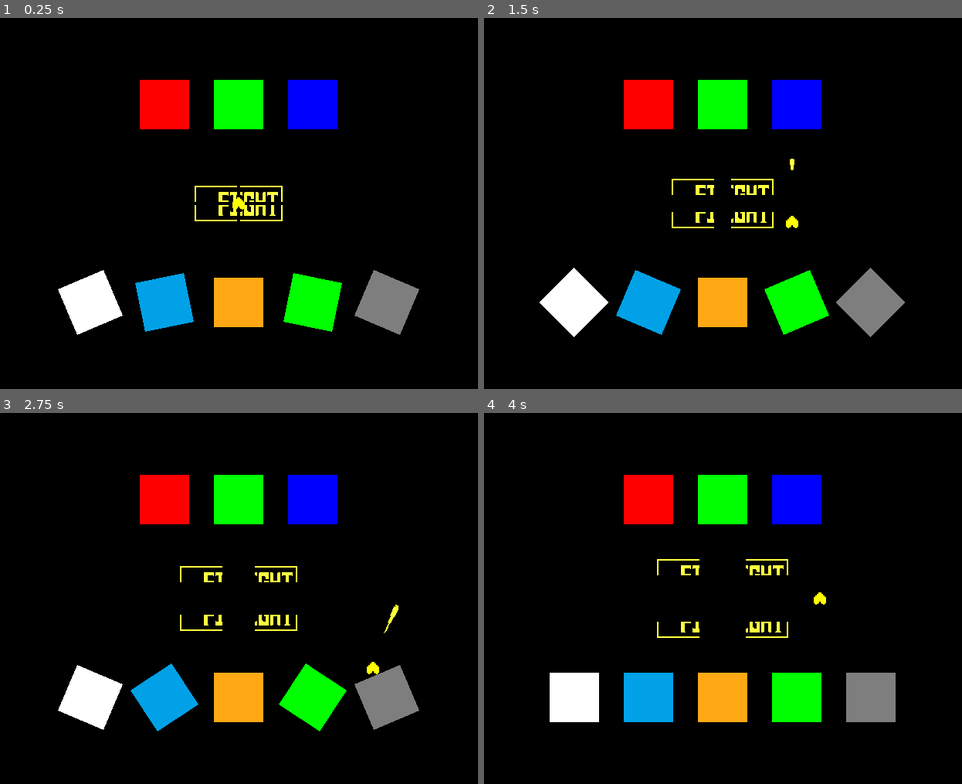
Above: before the commit, frames 1-4 (two rows, left to right).
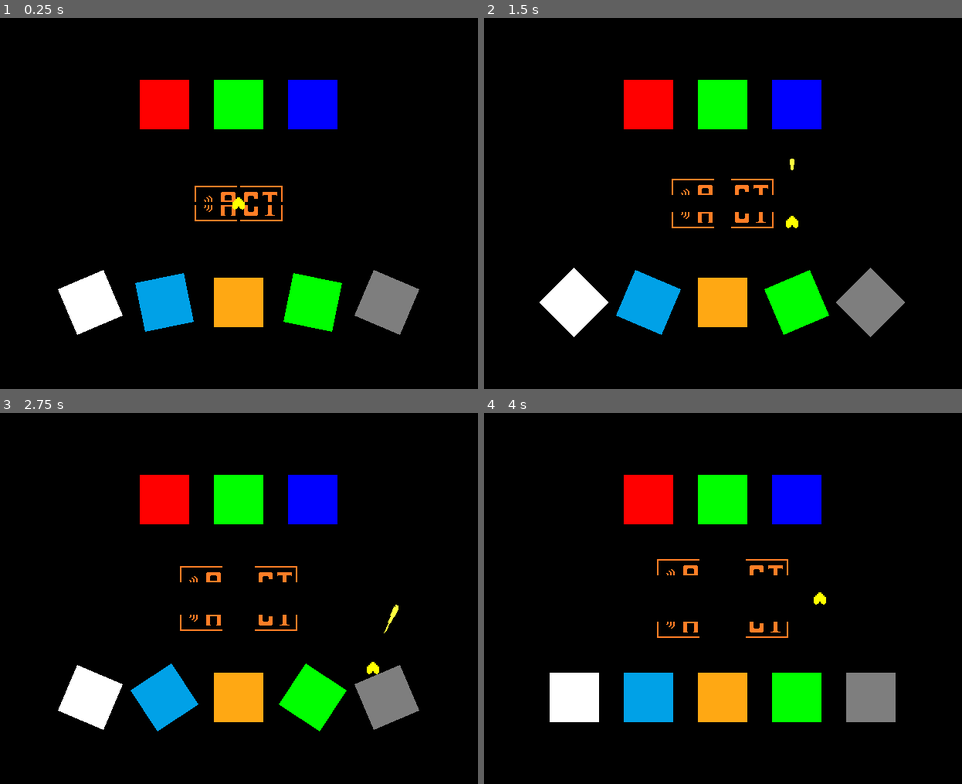
Above: after the commit, the same moments.

Repository: inokoorii/endless-mettaton-godot-3
Game: Godot game, scene res://src/scenes/core/main_scene.tscn
Same seed, same stepped clock (60 frames per second), same inputs: the game is played once before the commit and once after it.
Inputs:
- Up to frame 1 (0.25 s): no input
- Up to frame 2 (1.5 s): hold Right (move_right) 0.53-1.28 s; tap Z (action_confirm) at 0.6, 1.35 s; hold Down (move_down) from 1.28 s (still down)
- Up to frame 3 (2.75 s): release Down (move_down) at 2.03 s; hold Right (move_right) from 2.03 s (still down); tap Z (action_confirm) at 2.1 s
- Up to frame 4 (4 s): release Right (move_right) at 2.78 s; hold Up (move_up) 2.78-3.53 s; tap Z (action_confirm) at 2.85, 3.6 s; hold Left (move_left) from 3.53 s (still down)

The runs differ from the first frame. In frame 1, 0.7% of the frame differs, in the area x 40-60%, y 45-55%; in frame 2, 0.7%, in the area x 39-61%, y 43-57%; in frame 3, 0.7%; in frame 4, 0.7%.

Commit message:
Add `flip_h` and `flip_v` properties to `SlicedSprite`

Diff:
--- a/src/scenes/battle/battle.tscn
+++ b/src/scenes/battle/battle.tscn
@@ -5,7 +5,7 @@
 [ext_resource path="res://src/scripts/battle/player/player_heart_bullet_detector.gd" type="Script" id=3]
 [ext_resource path="res://src/scripts/battle/enemy_bullets/enemy_bullet.gd" type="Script" id=4]
 [ext_resource path="res://src/scenes/misc/sliced_sprite.tscn" type="PackedScene" id=5]
-[ext_resource path="res://assets/sprites/battle/ui/button_fight/ui_button_fight_1.png" type="Texture" id=6]
+[ext_resource path="res://assets/sprites/battle/ui/button_act/ui_button_act_0.png" type="Texture" id=6]
 
 [sub_resource type="RectangleShape2D" id=1]
 extents = Vector2( 64, 64 )
--- a/src/scenes/misc/sliced_sprite.tscn
+++ b/src/scenes/misc/sliced_sprite.tscn
@@ -7,6 +7,8 @@
 texture = null
 normal_map = null
 offset = Vector2( 0, 0 )
+flip_h = false
+flip_v = false
 spacing = Vector2( 0, 0 )
 
 [node name="TopLeft" type="Sprite" parent="."]
--- a/src/scripts/misc/sliced_sprite.gd
+++ b/src/scripts/misc/sliced_sprite.gd
@@ -15,6 +15,10 @@
 
 var offset: Vector2 = Vector2.ZERO \
 		setget set_offset
+var flip_h: bool = false \
+		setget set_flip_h
+var flip_v: bool = false \
+		setget set_flip_v
 
 var spacing: Vector2 = Vector2.ZERO \
 		setget set_spacing
@@ -36,11 +40,65 @@
 	connect("texture_changed", self, "_update_sprite_regions")
 	connect("texture_changed", self, "_update_sprite_transforms")
 
-	set_texture(texture)
-	set_normal_map(normal_map)
+	_update_sprite_textures()
+	_update_sprite_normal_maps()
+	_update_sprite_offsets()
+	_update_sprite_regions()
+	_update_sprite_transforms()
 
 
 # CLASS PRIVATE FUNCTIONS
+func _update_sprite_textures() -> void:
+	if top_left or is_instance_valid(top_left):
+		top_left.texture = texture
+	if top_right or is_instance_valid(top_right):
+		top_right.texture = texture
+	if bottom_left or is_instance_valid(bottom_left):
+		bottom_left.texture = texture
+	if bottom_right or is_instance_valid(bottom_right):
+		bottom_right.texture = texture
+
+
+func _update_sprite_normal_maps() -> void:
+	if top_left or is_instance_valid(top_left):
+		top_left.normal_map = normal_map
+	if top_right or is_instance_valid(top_right):
+		top_right.normal_map = normal_map
+	if bottom_left or is_instance_valid(bottom_left):
+		bottom_left.normal_map = normal_map
+	if bottom_right or is_instance_valid(bottom_right):
+		bottom_right.normal_map = normal_map
+
+
+func _update_sprite_offsets() -> void:
+	if top_left or is_instance_valid(top_left):
+		top_left.offset = offset
+	if top_right or is_instance_valid(top_right):
+		top_right.offset = offset
+	if bottom_left or is_instance_valid(bottom_left):
+		bottom_left.offset = offset
+	if bottom_right or is_instance_valid(bottom_right):
+		bottom_right.offset = offset
+
+	if top_left or is_instance_valid(top_left):
+		top_left.flip_h = flip_h
+	if top_right or is_instance_valid(top_right):
+		top_right.flip_h = flip_h
+	if bottom_left or is_instance_valid(bottom_left):
+		bottom_left.flip_h = flip_h
+	if bottom_right or is_instance_valid(bottom_right):
+		bottom_right.flip_h = flip_h
+
+	if top_left or is_instance_valid(top_left):
+		top_left.flip_v = flip_v
+	if top_right or is_instance_valid(top_right):
+		top_right.flip_v = flip_v
+	if bottom_left or is_instance_valid(bottom_left):
+		bottom_left.flip_v = flip_v
+	if bottom_right or is_instance_valid(bottom_right):
+		bottom_right.flip_v = flip_v
+
+
 func _update_sprite_regions() -> void:
 	if not texture:
 		if top_left or is_instance_valid(top_left):
@@ -67,17 +125,37 @@
 			top_left.region_rect.size = Vector2(texture_width, texture_height)
 			top_left.region_rect.position = Vector2.ZERO
 
+			if flip_h:
+				top_left.region_rect.position.x = texture_width
+			if flip_v:
+				top_left.region_rect.position.y = texture_height
+
 		if top_right or is_instance_valid(top_right):
 			top_right.region_rect.size = Vector2(texture_width, texture_height)
 			top_right.region_rect.position = Vector2(texture_width, 0.0)
 
+			if flip_h:
+				top_right.region_rect.position.x = 0
+			if flip_v:
+				top_right.region_rect.position.y = texture_height
+
 		if bottom_left or is_instance_valid(bottom_left):
 			bottom_left.region_rect.size = Vector2(texture_width, texture_height)
 			bottom_left.region_rect.position = Vector2(0.0, texture_height)
 
+			if flip_h:
+				bottom_left.region_rect.position.x = texture_width
+			if flip_v:
+				bottom_left.region_rect.position.y = 0
+
 		if bottom_right or is_instance_valid(bottom_right):
 			bottom_right.region_rect.size = Vector2(texture_width, texture_height)
 			bottom_right.region_rect.position = Vector2(texture_width, texture_height)
+
+			if flip_h:
+				bottom_right.region_rect.position.x = 0
+			if flip_v:
+				bottom_right.region_rect.position.y = 0
 
 
 func _update_sprite_transforms() -> void:
@@ -115,42 +193,30 @@
 # CLASS SETTER FUNCTIONS
 func set_texture(value: Texture) -> void:
 	texture = value
+	_update_sprite_textures()
 	emit_signal("texture_changed")
-
-	if top_left or is_instance_valid(top_left):
-		top_left.texture = texture
-	if top_right or is_instance_valid(top_right):
-		top_right.texture = texture
-	if bottom_left or is_instance_valid(bottom_left):
-		bottom_left.texture = texture
-	if bottom_right or is_instance_valid(bottom_right):
-		bottom_right.texture = texture
 
 
 func set_normal_map(value: Texture) -> void:
 	normal_map = value
-
-	if top_left or is_instance_valid(top_left):
-		top_left.texture = texture
-	if top_right or is_instance_valid(top_right):
-		top_right.texture = texture
-	if bottom_left or is_instance_valid(bottom_left):
-		bottom_left.texture = texture
-	if bottom_right or is_instance_valid(bottom_right):
-		bottom_right.texture = texture
+	_update_sprite_normal_maps()
 
 
 func set_offset(value: Vector2) -> void:
 	offset = value
-
-	if top_left or is_instance_valid(top_left):
-		top_left.offset = offset
-	if top_right or is_instance_valid(top_right):
-		top_right.offset = offset
-	if bottom_left or is_instance_valid(bottom_left):
-		bottom_left.offset = offset
-	if bottom_right or is_instance_valid(bottom_right):
-		bottom_right.offset = offset
+	_update_sprite_offsets()
+
+
+func set_flip_h(value: bool) -> void:
+	flip_h = value
+	_update_sprite_offsets()
+	_update_sprite_regions()
+
+
+func set_flip_v(value: bool) -> void:
+	flip_v = value
+	_update_sprite_offsets()
+	_update_sprite_regions()
 
 
 func set_spacing(value: Vector2) -> void:
@@ -201,6 +267,16 @@
 			{
 				"name": "offset",
 				"type": TYPE_VECTOR2,
+				"usage": PROPERTY_USAGE_DEFAULT,
+			},
+			{
+				"name": "flip_h",
+				"type": TYPE_BOOL,
+				"usage": PROPERTY_USAGE_DEFAULT,
+			},
+			{
+				"name": "flip_v",
+				"type": TYPE_BOOL,
 				"usage": PROPERTY_USAGE_DEFAULT,
 			},
 		]
@@ -229,6 +305,8 @@
 		"texture": true,
 		"normal_map": true,
 		"offset": true,
+		"flip_h": true,
+		"flip_v": true,
 		"spacing": true,
 	}
 
@@ -241,6 +319,8 @@
 		"texture": null,
 		"normal_map": null,
 		"offset": Vector2.ZERO,
+		"flip_h": false,
+		"flip_v": false,
 		"spacing": Vector2.ZERO,
 	}
 
